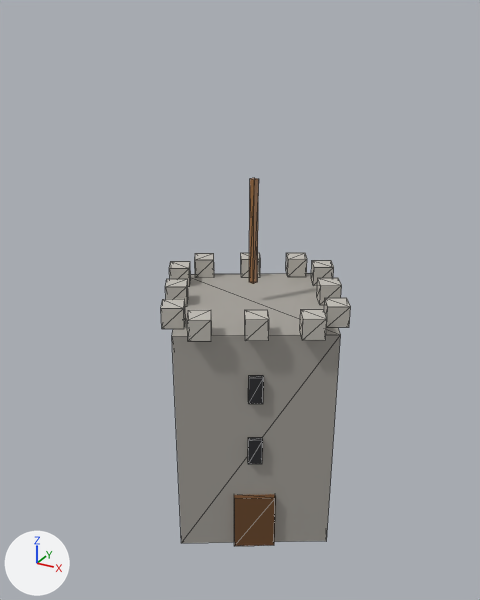
Renders of the glTF model art/models/building_23.glb from each side of a commit.
Both versions are drawn from a camera (50 mm lens) standing at (0.822, -1.574, 1.482) and looking at (-0.023, -0.037, 0.713). Arrows for +X, +Y and +Z are at lower left; the lights stay in place. The picture after the commit comes second. Mesh edges are drawn as thin lines. Vertices at exactly the same position are counted once.

Objects in the first picture: 'building_23'.
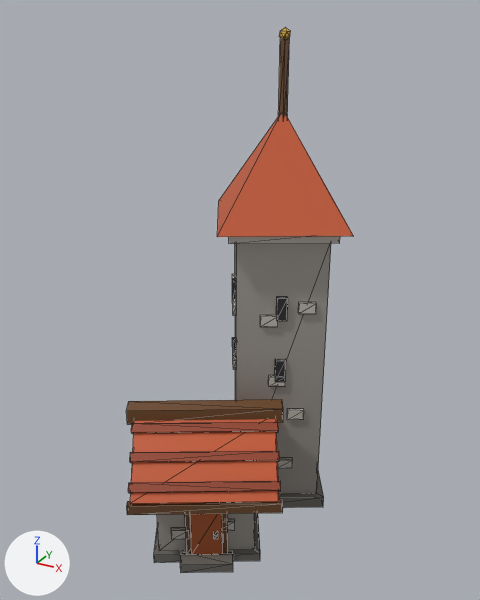
Edits to the bpy script that builds the scene:
```text
Change me_building_23:
    used by ob_building_23; location = (0.0, 0.0, 0.0)
    remove me_building_23.from_pydata(...)  # 144 vertices, 216 faces; spans x -0.33..0.305, y -0.305..0.421, z 0.0..1.06
    add me_building_23.from_pydata(...)  # 383 vertices, 574 faces; spans x -0.318..0.275, y -0.478..0.355, z 0.0..1.436
    me_building_23 part 1: the loose piece of 8 vertices spanning x 0.15..0.232, y 0.069..0.151, z 0.7..0.76 is scaled about its middle by (5, 5, 0.667), then moved by (-0.161, -0.001, -0.71)
    me_building_23 part 2: the loose piece of 8 vertices spanning x -0.301..0.301, y -0.301..0.301, z 0.0..0.7 is scaled about its middle by (0.591, 0.591, 1.23), then moved by (0.029, 0.109, 0.12)
    me_building_23 part 3: the loose piece of 8 vertices spanning x 0.076..0.158, y 0.196..0.278, z 0.7..0.76 is scaled about its middle by (5, 5, 0.5), then moved by (-0.088, -0.128, 0.185)
    me_building_23 part 4: a new loose piece, an icosphere of 20 faces spanning x 0.015..0.044, y 0.095..0.123, z 1.404..1.436, in mat_defaultmaterial
    me_building_23 part 5: 15 loose pieces with 120 vertices, spanning x -0.33..0.305, y -0.305..0.421, z 0.0..1.06, are deleted
    me_building_23 part 6: 347 vertices added at x -0.318..0.275, y -0.478..0.355, z 0.0..1.42
```

Pixel boxes (x1, y1, x2, y2) of what changed, in the pictures (480 x 600 px; the box of a moved part takes in the faces that stretch with it):
'building_23', reshaped (19% wider, 48% taller)
    before: (161, 178, 351, 546)
    after: (126, 28, 353, 573)
part 1 of me_building_23, moved or reshaped
    before: (317, 278, 342, 305)
    after: (279, 471, 324, 508)
part 2 of me_building_23, moved or reshaped
    before: (172, 273, 341, 543)
    after: (235, 243, 331, 494)
part 3 of me_building_23, moved or reshaped
    before: (311, 260, 334, 286)
    after: (229, 236, 340, 244)
part 4 of me_building_23, added
    after: (280, 28, 291, 38)
part 5 of me_building_23, deleted
    before: (161, 178, 351, 546)
part 6 of me_building_23, added (orange)
    after: (126, 37, 353, 573)
